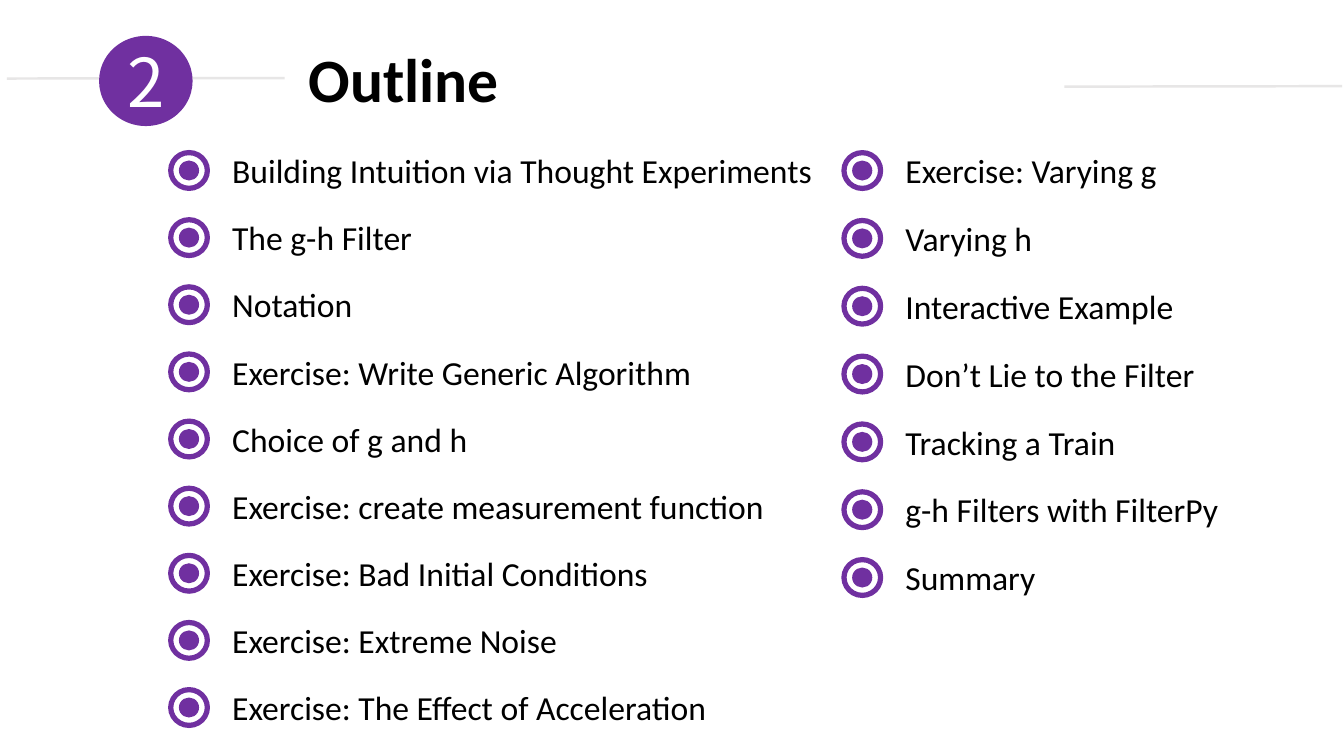
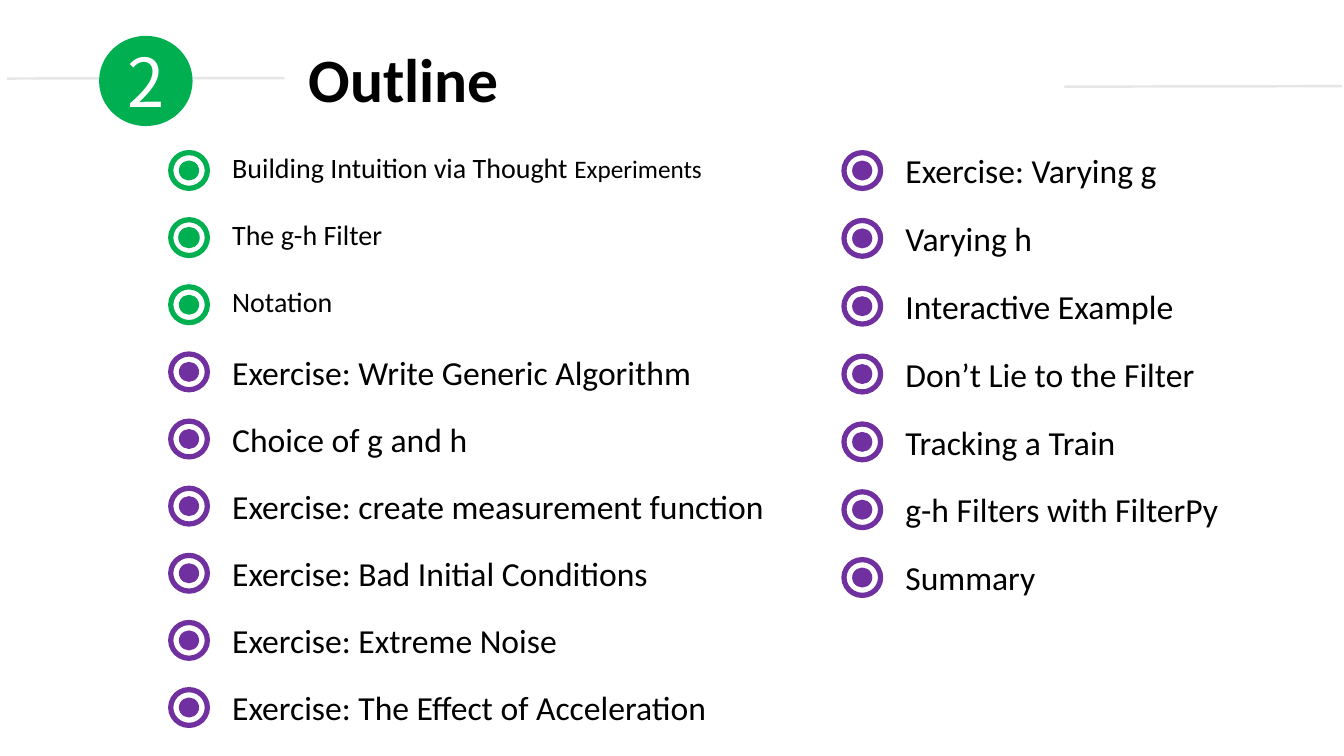
Before and after one commit to duyongquan/LTSLAM, a slide deck: slide 2 of docs/pptx/Kalman and Bayesian Filters/02-g-h-filter.pptx. Drawn at 1344x756 pixels with LibreOffice and Linux fonts; fonts in the diff are those of the drawing. Boxes give left, top, right and bottom in pixels: in the first picture for what was removed or moved away, otherwise in the second. Text is boxed around its words. In the diff, an @@ line names an element or a change of style, - is before the commit and + after.

```diff
--- a/docs/pptx/Kalman and Bayesian Filters/02-g-h-filter.pptx
+++ b/docs/pptx/Kalman and Bayesian Filters/02-g-h-filter.pptx
@@ text "Building Intuition via Thought Experiments" at (x1=232, y1=158, x2=701, y2=183): size 24 to 20 pt in "Building Intuition via Thought"; size 24 to 18 pt in "Experiments" @@
@@ ellipse at (x1=178, y1=228, x2=199, y2=248): fill #7030A0 to #00B050; outline none to #00B050 1 pt @@
@@ text "The g-h Filter" at (x1=232, y1=225, x2=383, y2=250): size 24 to 20 pt @@
@@ outline #7030A0 3.75 pt to #00B050 3.75 pt in 3 elements at (x1=170, y1=152, x2=207, y2=188), (x1=170, y1=220, x2=207, y2=255), (x1=170, y1=287, x2=207, y2=323) @@
@@ fill #7030A0 to #00B050 in 3 elements at (x1=99, y1=36, x2=193, y2=126), (x1=178, y1=160, x2=199, y2=180), (x1=178, y1=294, x2=199, y2=315) @@
@@ text "Notation" at (x1=232, y1=292, x2=332, y2=313): size 24 to 20 pt @@
```
Also in this commit, not shown: 6 other slides changed, 1 slide removed, 8 other files.
